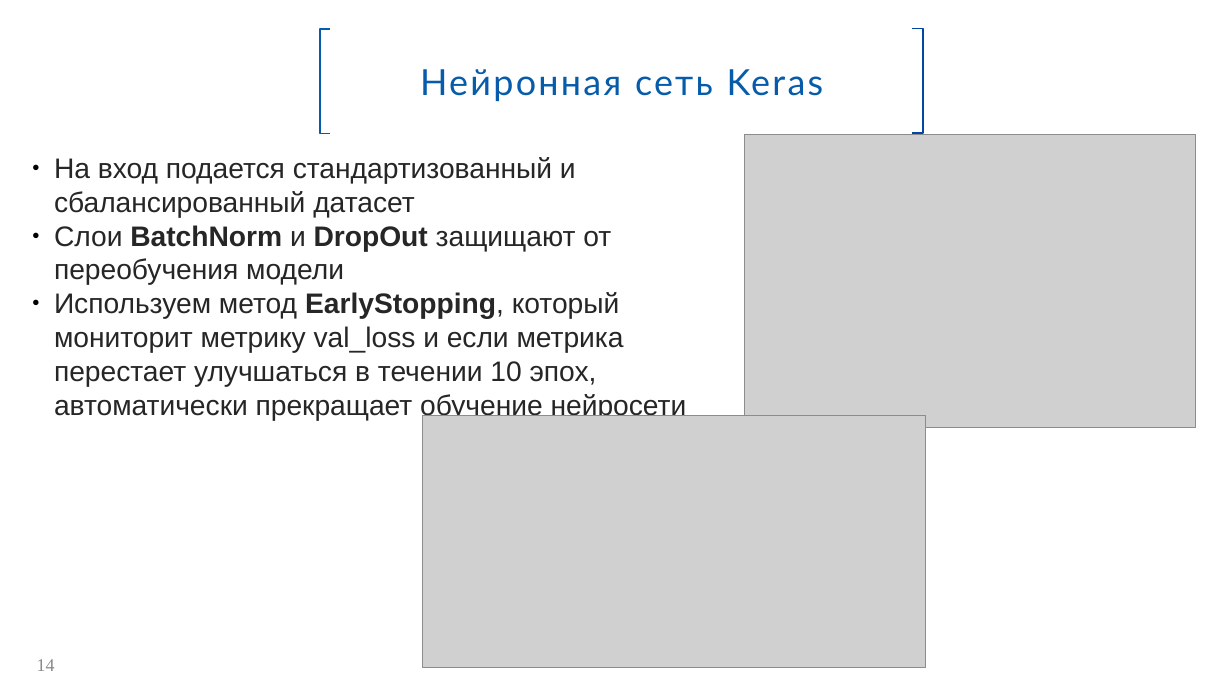
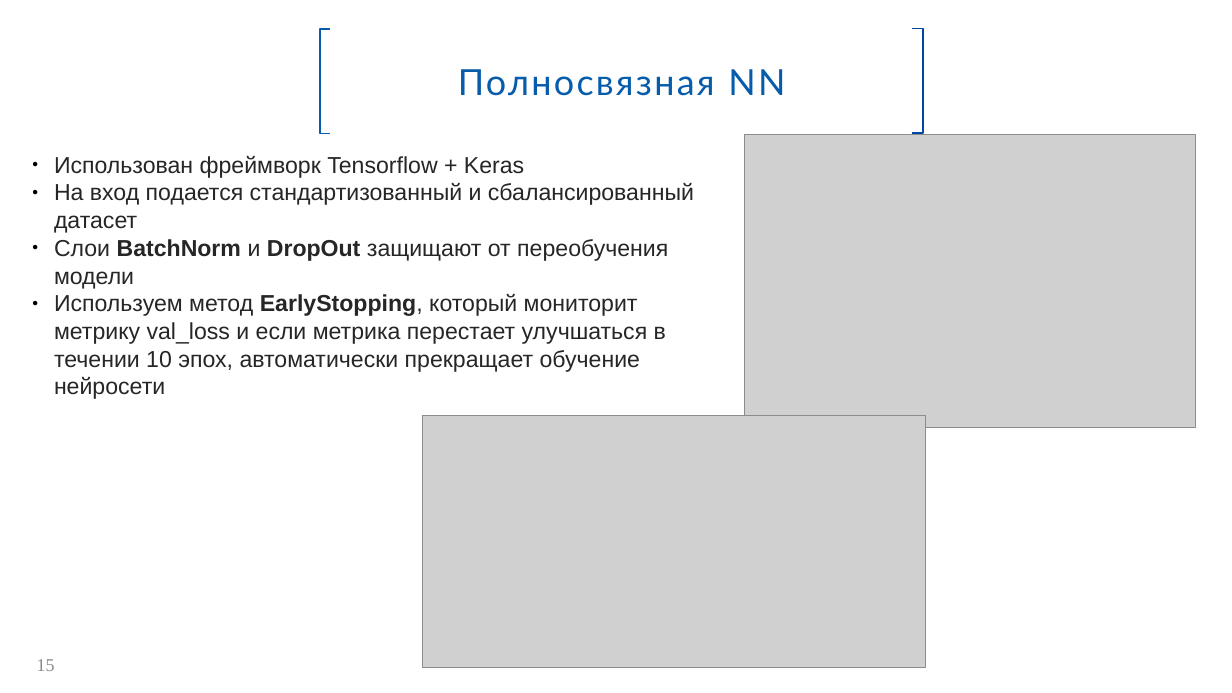
Before and after one commit to Spring-31/HC_default_risk, a slide deck: slide 15 of Прогнозирование вероятности дефолта.pptx (slide 14 before the commit). Drawn at 1232x693 pixels with LibreOffice and Linux fonts; fonts in the diff are those of the drawing; grey boxes stand for pictures; background and template pictures are left out. Boxes give left, top, right and bottom in pixels: in the first picture for what was removed or moved away, otherwise in the second. Text is boxed around its words. In the diff, an @@ line names an element or a change of style, - is before the commit and + after.

```diff
--- a/Прогнозирование вероятности дефолта.pptx
+++ b/Прогнозирование вероятности дефолта.pptx
@@ text in rectangle at [458, 69, 785, 96]: text changed @@
-Нейронная сеть Keras
+Полносвязная NN
@@ text at [54, 156, 524, 178]: paragraph added @@
+● Использован фреймворк Tensorflow + Keras
@@ text at [54, 183, 694, 399]: size 22 to 18 pt in "На вход подается стандартизованный и сбалансированный датасе ...", "Слои BatchNorm и DropOut защищают от переобучения ...", "Используем метод EarlyStopping, который мониторит метрику va ..." @@
@@ page number at [37, 659, 55, 671]: text changed @@
-14
+15
```
Also in this commit, not shown: 1 other slide changed, 2 slides added, 1 slide removed, 3 other files.
